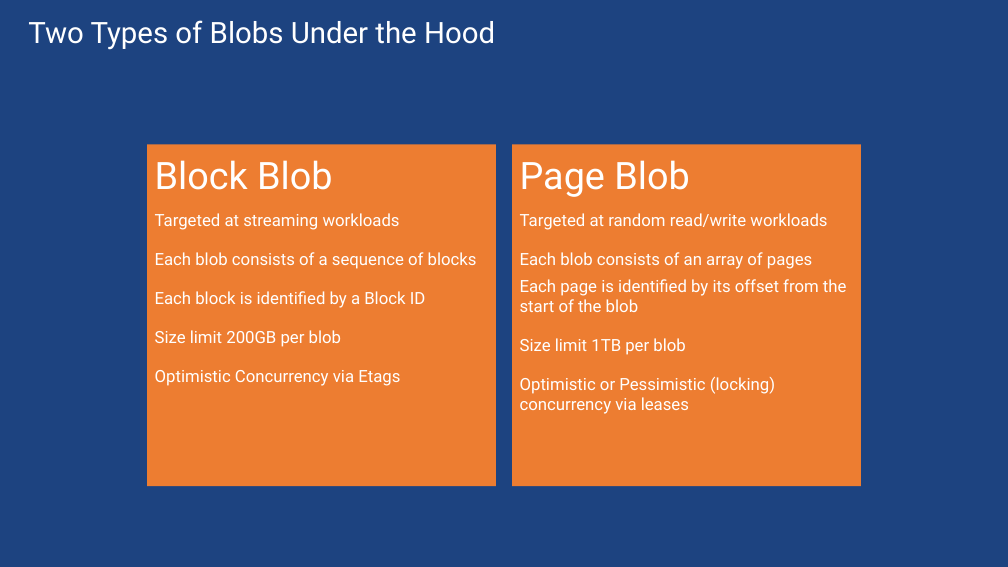
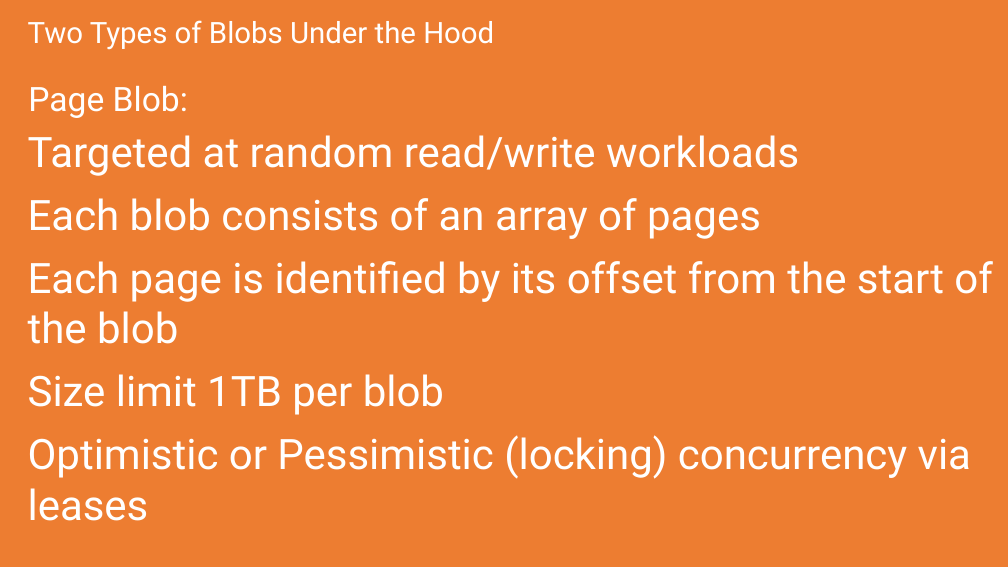
Before and after one commit to sack212/BasicAzureCamp, a slide deck: slide 20 of Data-Storage/Data-Storage.pptx (slide 12 before the commit). Drawn at 1008x567 pixels with LibreOffice and Linux fonts; fonts in the diff are those of the drawing. Boxes give left, top, right and bottom in pixels: in the first picture for what was removed or moved away, otherwise in the second. Text is boxed around its words. In the diff, an @@ line names an element or a change of style, - is before the commit and + after.

```diff
--- a/Data-Storage/Data-Storage.pptx
+++ b/Data-Storage/Data-Storage.pptx
@@ background #1D4380 to #ED7D31 @@
@@ text "Targeted at random read/write workloads": place and size @@
-text "Targeted at random read/write workloads" at <box>512,144,861,486</box>
+text "Targeted at random read/write workloads" at <box>28,135,993,521</box>
@@ text "Targeted at random read/write workloads" at <box>28,135,993,521</box>: size 16 to 40 pt; indent changed; less space between paragraphs; more space between paragraphs; vertical alignment top to middle; fill #ED7D31 to none @@
@@ text added at <box>28,85,188,118</box>, 32 pt, text #FFFFFF @@
+Page Blob:
@@ rectangle removed at <box>147,144,497,486</box> @@
-Block Blob
-Targeted at streaming workloads
-Each blob consists of a sequence of blocks
-Each block is identified by a Block ID
-Size limit 200GB per blob
-Optimistic Concurrency via Etags
@@ text at <box>520,160,689,197</box>: paragraph removed @@
-Page Blob
```
Also in this commit, not shown: 42 other slides changed, 25 slides added, 2 slides removed, 12 other files.
